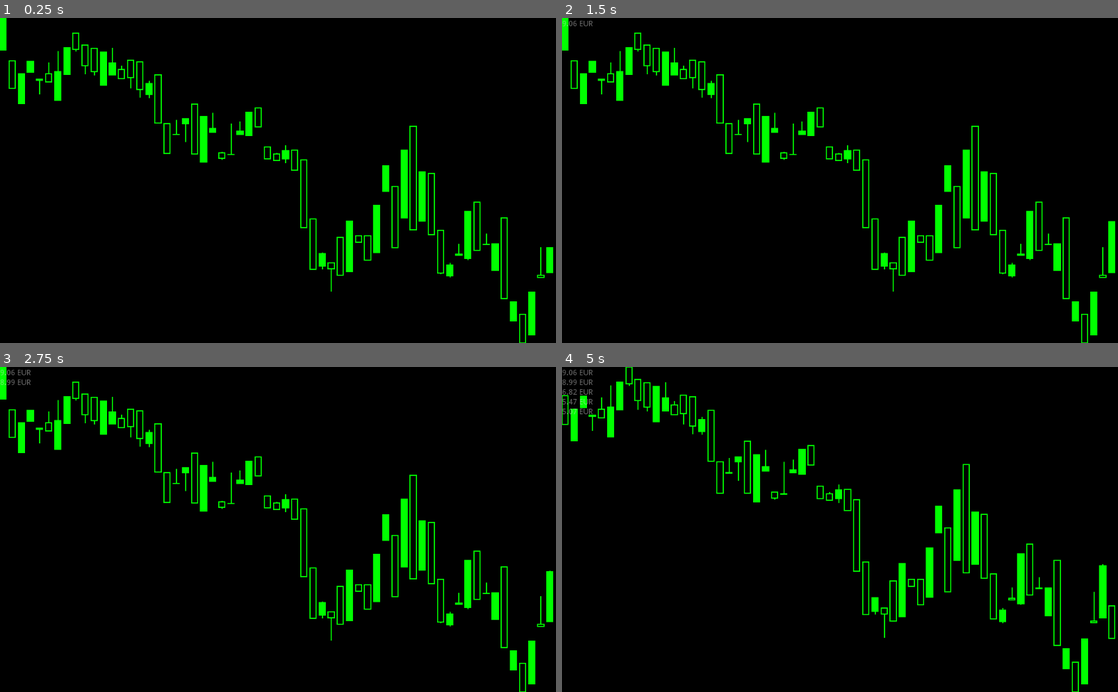
Above: before the commit, frames 1-4 (two rows, left to right).
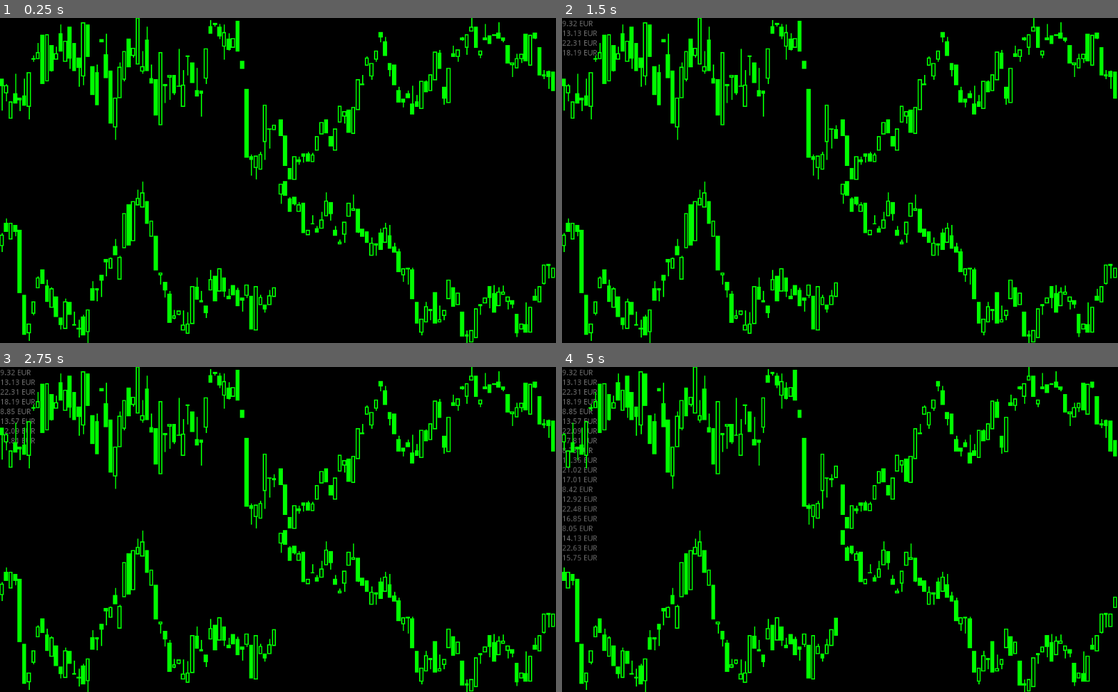
Above: after the commit, the same moments.

Repository: leopnt/hold-my-trade
Game: Godot game, scene res://scenes/Main.tscn
The game is run twice, just before and just after one commit, with the same random seed, the same clock (stepped at 60 frames per second) and the same inputs.
Inputs:
- Up to frame 1 (0.25 s): no input
- Up to frame 2 (1.5 s): tap Enter at 0.5 s; tap Space at 1.25 s
- Up to frame 3 (2.75 s): no input
- Up to frame 4 (5 s): tap Enter at 2.75, 4.25 s; tap Space at 3.5 s

The runs differ from the first frame. In frame 1, 14% of the frame differs, in the area x 0-100%, y 0-100%; in frame 2, 14%; in frame 3, 14%; in frame 4, 15%.

Commit message:
add grid display

Diff:
--- a/scenes/Asset.tscn
+++ b/scenes/Asset.tscn
@@ -5,4 +5,8 @@
 [node name="Asset" type="Control"]
 anchor_right = 1.0
 anchor_bottom = 1.0
+rect_scale = Vector2( 1, -1 )
+rect_pivot_offset = Vector2( 0, 300 )
 script = ExtResource( 1 )
+
+[connection signal="item_rect_changed" from="." to="." method="_on_Asset_item_rect_changed"]
--- a/scenes/Main.tscn
+++ b/scenes/Main.tscn
@@ -1,8 +1,9 @@
-[gd_scene load_steps=4 format=2]
+[gd_scene load_steps=5 format=2]
 
 [ext_resource path="res://scenes/DebugUI.tscn" type="PackedScene" id=1]
 [ext_resource path="res://src/main.gd" type="Script" id=2]
 [ext_resource path="res://scenes/Asset.tscn" type="PackedScene" id=3]
+[ext_resource path="res://src/asset.gd" type="Script" id=4]
 
 [node name="Main" type="Node2D"]
 script = ExtResource( 2 )
@@ -13,11 +14,54 @@
 
 [node name="CanvasLayer" type="CanvasLayer" parent="."]
 
-[node name="BeerPrice" parent="CanvasLayer" instance=ExtResource( 3 )]
-rect_scale = Vector2( 1, -1 )
-rect_pivot_offset = Vector2( 0, 300 )
+[node name="DebugUI" parent="CanvasLayer" instance=ExtResource( 1 )]
 
-[node name="DebugUI" parent="CanvasLayer" instance=ExtResource( 1 )]
+[node name="GridContainer" type="GridContainer" parent="CanvasLayer"]
+anchor_right = 1.0
+anchor_bottom = 1.0
+columns = 2
+
+[node name="BeerPrice2" parent="CanvasLayer/GridContainer" instance=ExtResource( 3 )]
+anchor_right = 0.0
+anchor_bottom = 0.0
+margin_right = 510.0
+margin_bottom = 298.0
+rect_scale = Vector2( 1, 1 )
+size_flags_horizontal = 3
+size_flags_vertical = 3
+
+[node name="BeerPrice3" parent="CanvasLayer/GridContainer" instance=ExtResource( 3 )]
+anchor_right = 0.0
+anchor_bottom = 0.0
+margin_left = 514.0
+margin_right = 1024.0
+margin_bottom = 298.0
+rect_scale = Vector2( 1, 1 )
+size_flags_horizontal = 3
+size_flags_vertical = 3
+script = ExtResource( 4 )
+
+[node name="BeerPrice" parent="CanvasLayer/GridContainer" instance=ExtResource( 3 )]
+anchor_right = 0.0
+anchor_bottom = 0.0
+margin_top = 302.0
+margin_right = 510.0
+margin_bottom = 600.0
+rect_scale = Vector2( 1, 1 )
+size_flags_horizontal = 3
+size_flags_vertical = 3
+
+[node name="BeerPrice4" parent="CanvasLayer/GridContainer" instance=ExtResource( 3 )]
+anchor_right = 0.0
+anchor_bottom = 0.0
+margin_left = 514.0
+margin_top = 302.0
+margin_right = 1024.0
+margin_bottom = 600.0
+rect_scale = Vector2( 1, 1 )
+size_flags_horizontal = 3
+size_flags_vertical = 3
+script = ExtResource( 4 )
 
 [node name="PriceTicker" type="Timer" parent="."]
 autostart = true
--- a/src/asset.gd
+++ b/src/asset.gd
@@ -16,6 +16,7 @@
 
 func _ready():
     _price_stack.push_back(rand_range(MIN_PRICE + 1, MAX_PRICE))
+    rng.randomize()
 
     for _i in range(time_window):
         self.tick()
@@ -124,3 +125,10 @@
 
 func price_history() -> Array:
     return _price_history
+
+
+func _on_Asset_item_rect_changed():
+    # rect is flipped to reduce complexity on drawing the char since y axis is
+    # oriented to bottom on game engines.
+    # this ensures rect is kept at the middle of screen on resize
+    rect_pivot_offset.y = rect_size.y / 2.0
--- a/src/main.gd
+++ b/src/main.gd
@@ -1,12 +1,14 @@
 extends Node2D
 
-onready var beer_price = get_node("CanvasLayer/BeerPrice")
+onready var beer_prices = get_node("CanvasLayer/GridContainer").get_children()
 
 func _ready():
     DebugUI.link_scene($CanvasLayer/DebugUI)
-    beer_price.tick()
+    for beer_price in beer_prices:
+        beer_price.tick()
 
 func _on_PriceTicker_timeout():
-    beer_price.tick()
-    beer_price.update()
-    DebugUI.logln("%2.2f EUR" % beer_price.curr_price())
+    for beer_price in beer_prices:
+        beer_price.tick()
+        beer_price.update()
+        DebugUI.logln("%2.2f EUR" % beer_price.curr_price())
